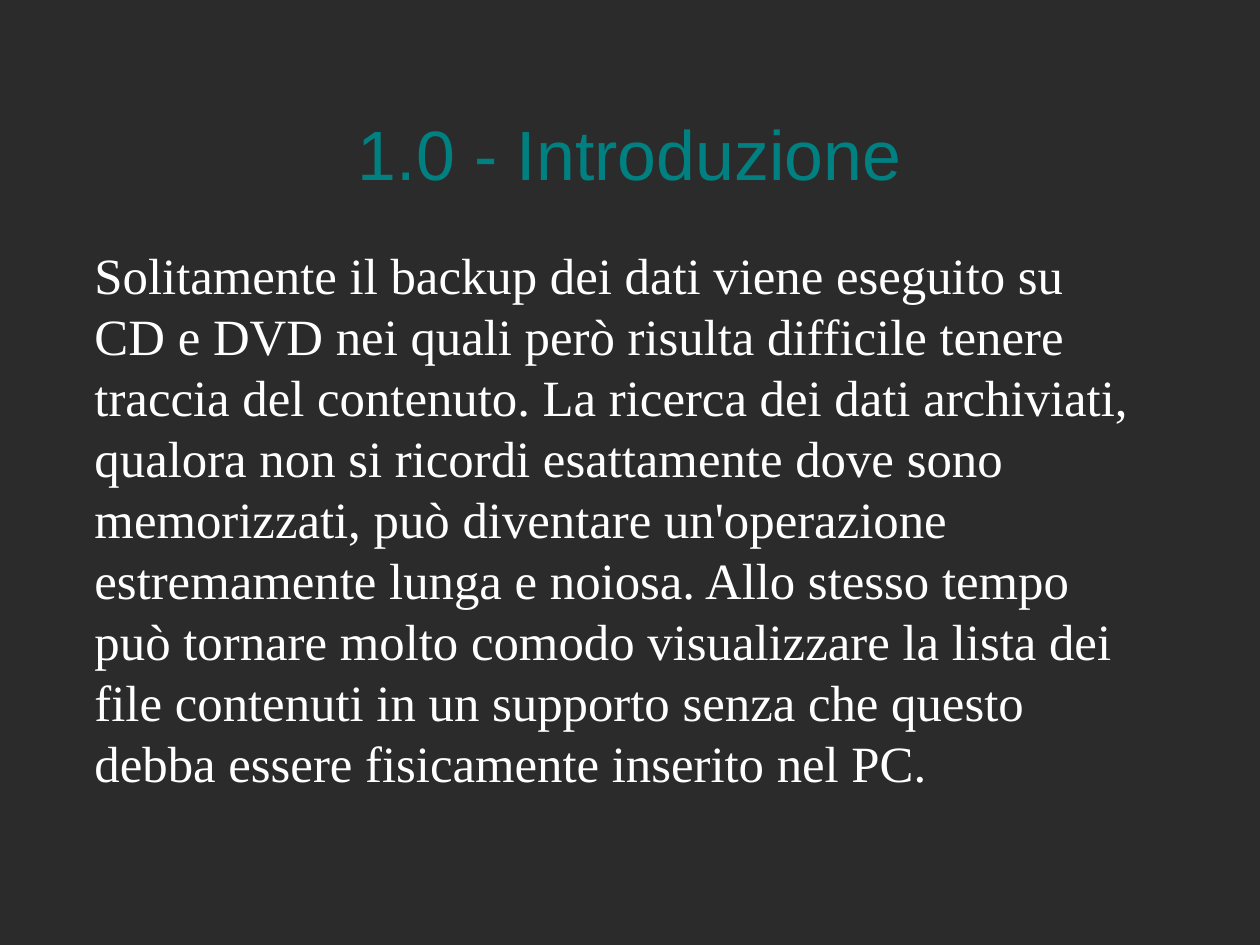
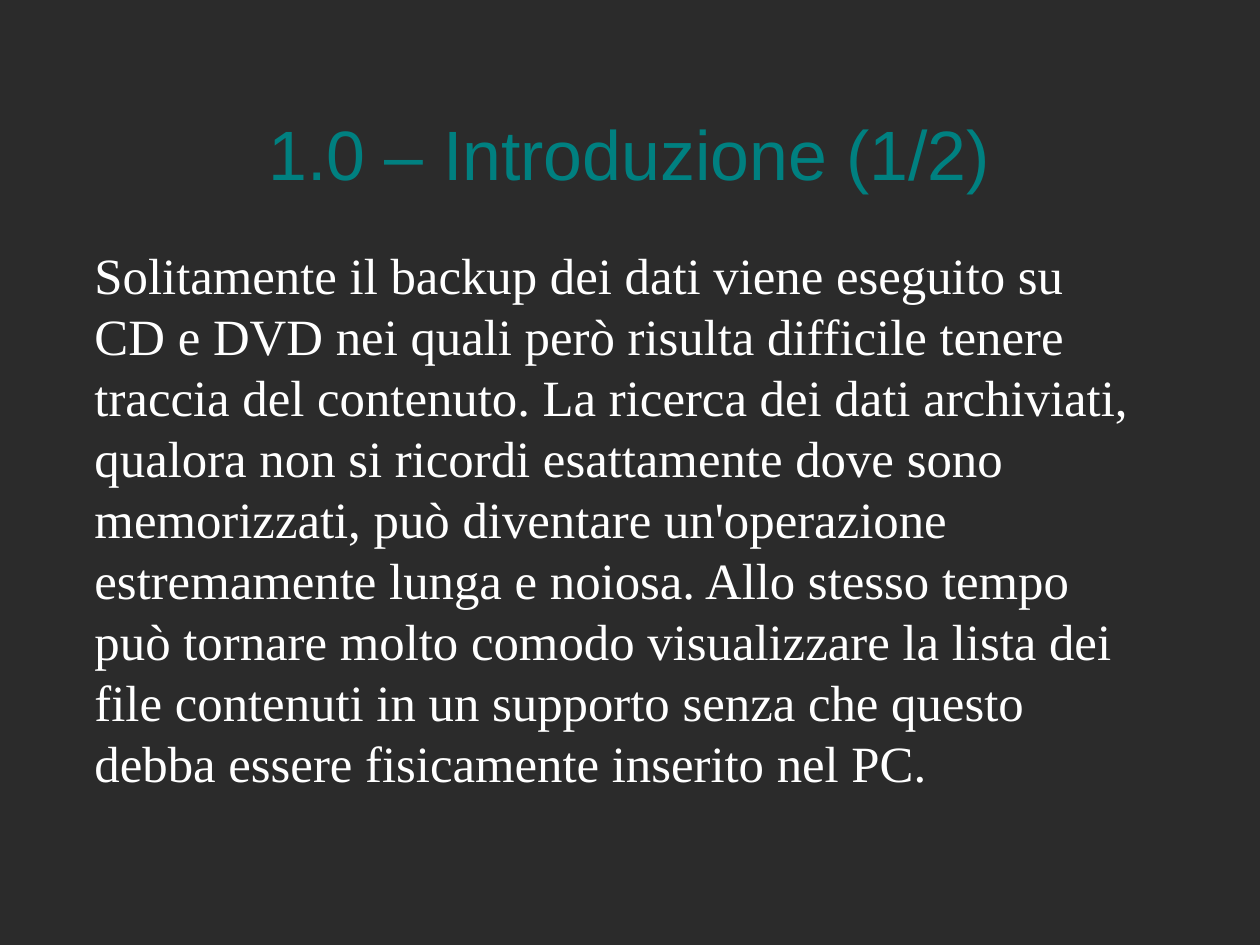
Before and after one commit to Muffo/medialog, a slide deck: slide 3 of presentazione MediaLog.odp. Drawn at 1260x945 pixels with LibreOffice and Linux fonts; fonts in the diff are those of the drawing; background and template pictures are left out; a plain dark background stands for a picture behind light text. Boxes give left, top, right and bottom in pixels: in the first picture for what was removed or moved away, otherwise in the second. Text is boxed around its words. In the diff, an @@ line names an element or a change of style, - is before the commit and + after.

```diff
--- a/presentazione MediaLog.odp
+++ b/presentazione MediaLog.odp
@@ title at bbox=[269, 129, 991, 193]: text changed @@
-1.0 - Introduzione
+1.0 – Introduzione (1/2)
```
Also in this commit, not shown: 7 other slides changed, 7 slides added.
